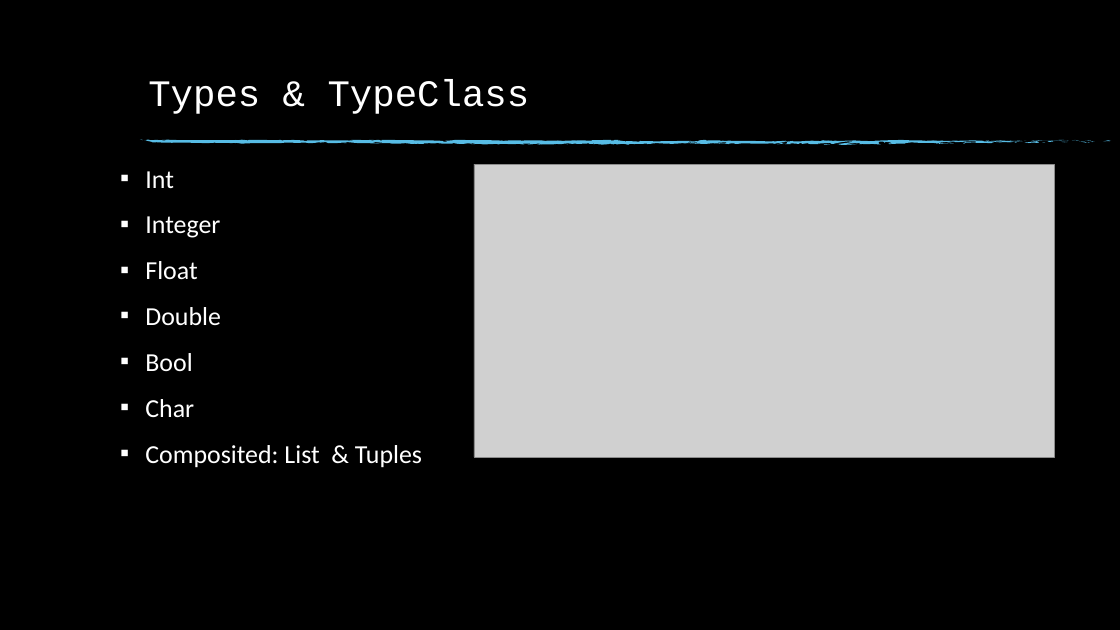
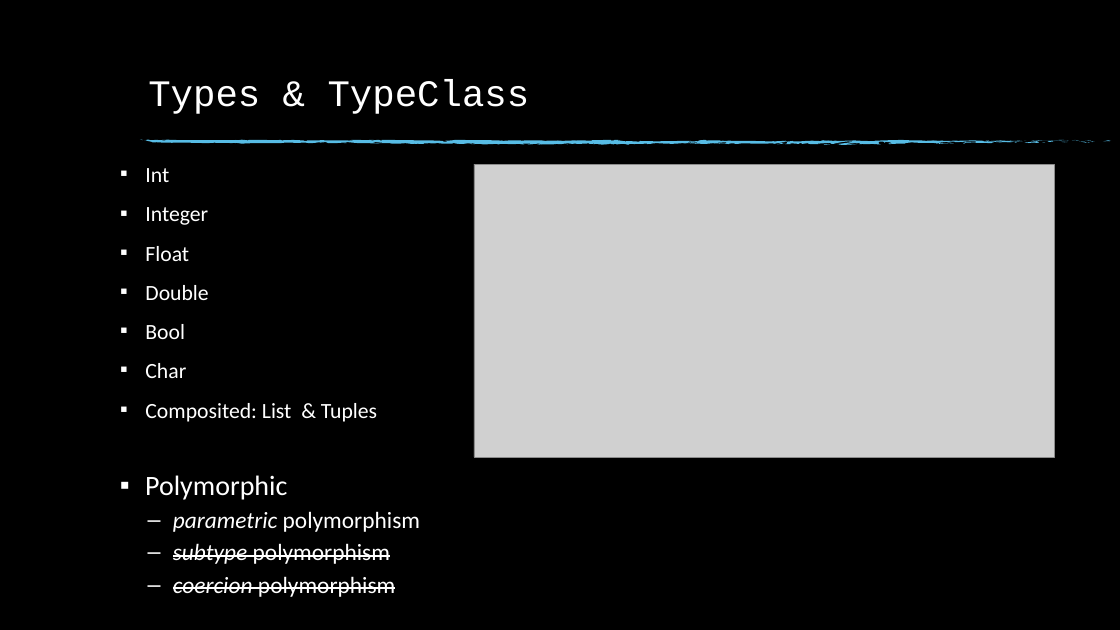
Before and after one commit to anuragjaiswal/haskell-ppt, a slide deck: slide 14 of Haskell.pptx (slide 18 before the commit). Drawn at 1120x630 pixels with LibreOffice and Linux fonts; fonts in the diff are those of the drawing; grey boxes stand for pictures; background and template pictures are left out. Boxes give left, top, right and bottom in pixels: in the first picture for what was removed or moved away, otherwise in the second. Text is boxed around its words. In the diff, an @@ line names an element or a change of style, - is before the commit and + after.

```diff
--- a/Haskell.pptx
+++ b/Haskell.pptx
@@ text "Int" at [145, 168, 377, 422]: size 22.2 to 18.6 pt; line spacing 0.8 to 0.7 @@
@@ text added at [145, 475, 420, 597], 20 pt, text #FFFFFF, strikethrough @@
+▪ Polymorphic
+  – parametric polymorphism
+  – subtype polymorphism
+  – coercion polymorphism
```
Also in this commit, not shown: 2 other slides changed, 6 slides added, 2 slides removed, 1 other file.
